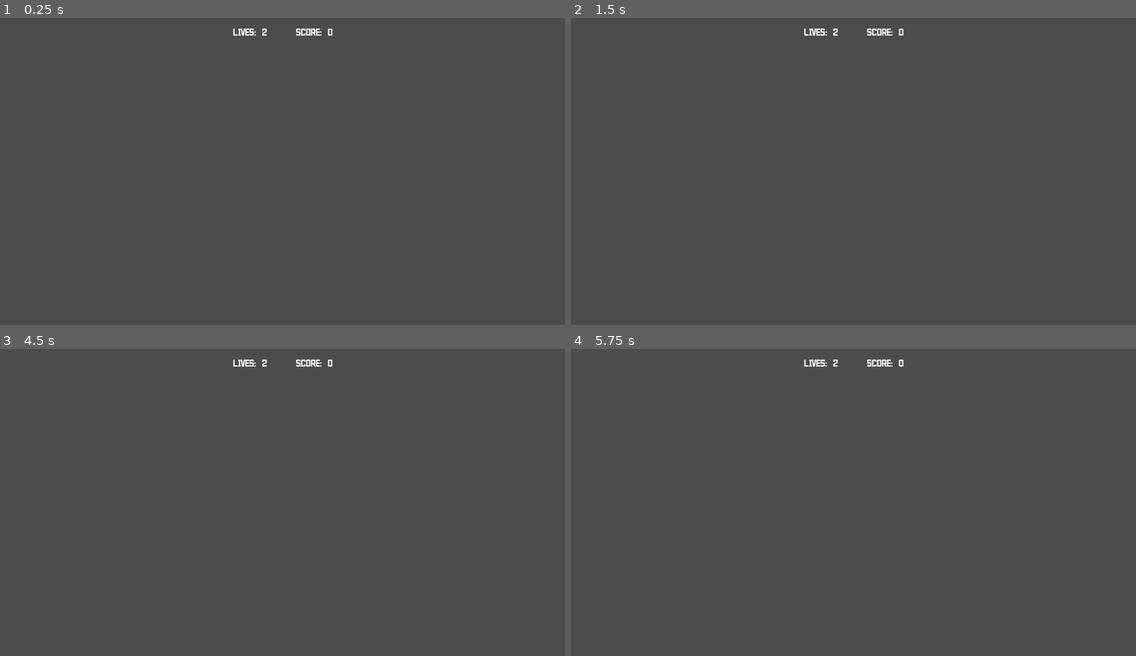
Above: before the commit, frames 1-4 (two rows, left to right).
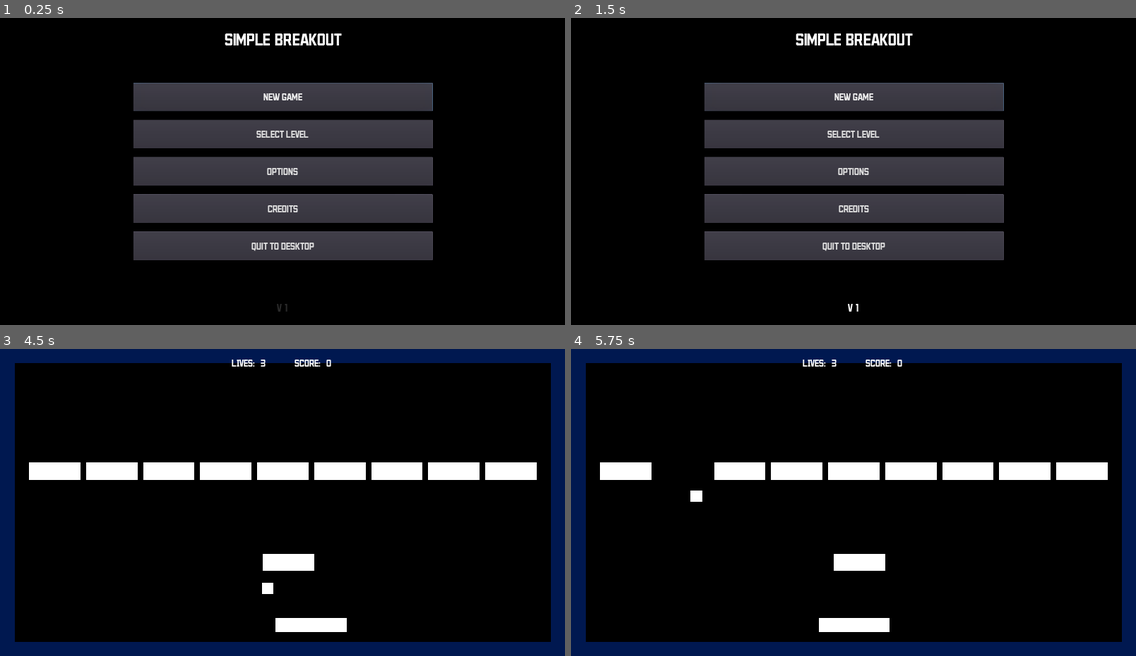
Above: after the commit, the same moments.

Repository: AlixBarreaux/simple-breakout
Game: Godot game, scene res://Scenes/GUI/MainMenu.tscn
Two runs of this game, one before a commit and one after it. Both use one fixed random seed, a clock stepped at 60 frames per second and the inputs below. Before the commit the project starts from res://Scenes/Main.tscn. The engine's default icon, where the game draws it, is replaced by a stand-in: a white triangle on a blue panel in a dark square.
Inputs (mouse positions are in pixels of both pictures, inside the frame that each line leads up to):
- Up to frame 1 (0.25 s): no input
- Up to frame 2 (1.5 s): click (853, 97) at 0.5 s, where only the run after the commit has a clickable "new game"; click (853, 97) at 1.25 s, where only the run after the commit has a clickable "new game"
- Up to frame 3 (4.5 s): click (282, 465) at 2 s, where only the run after the commit has a clickable "select level"; click (282, 502) at 2.75 s, where only the run after the commit has a clickable "options"; click (282, 539) at 3.5 s, where only the run after the commit has a clickable "credits"; tap Enter at 4.25 s; hold D (move_right) from 4.28 s (still down)
- Up to frame 4 (5.75 s): release D (move_right) at 5.03 s; hold Q (move_left) from 5.03 s (still down)

The runs differ from the first frame. In frame 1, 76% of the frame differs, in the area x 0-100%, y 0-100%; in frame 2, 76%; in frame 3, 100%; in frame 4, 100%.

Commit message:
Refactor most of the game architecture (mostly the GUI) so that scenes could be loaded properly. It still is a bit verbose but it  does the trick for this project

Diff:
--- a/Scenes/Main.tscn
+++ b/Game.tscn
@@ -1,25 +1,14 @@
-[gd_scene load_steps=8 format=2]
+[gd_scene load_steps=7 format=2]
 
-[ext_resource path="res://Level.tscn" type="PackedScene" id=1]
 [ext_resource path="res://Scenes/GUI/InGameGUI.tscn" type="PackedScene" id=2]
 [ext_resource path="res://Scenes/GUI/PauseMenu.tscn" type="PackedScene" id=3]
 [ext_resource path="res://LivesManager.tscn" type="PackedScene" id=4]
 [ext_resource path="res://ScoreManager.tscn" type="PackedScene" id=5]
 [ext_resource path="res://score_manager.gd" type="Script" id=6]
-[ext_resource path="res://Scenes/Levels/LevelTemporary.tscn" type="PackedScene" id=7]
+[ext_resource path="res://game.gd" type="Script" id=7]
 
-[node name="Main" type="Node"]
-
-[node name="Level" parent="." instance=ExtResource( 1 )]
-current_lives = 1
-next_level_to_load = ExtResource( 7 )
-
-[node name="CollisionShape2D" parent="Level/Terrain/Borders/Floor" index="1"]
-disabled = true
-
-[node name="LevelTransitionTimer" parent="Level" index="5"]
-wait_time = 0.1
-autostart = true
+[node name="Game" type="Node"]
+script = ExtResource( 7 )
 
 [node name="LivesManager" parent="." instance=ExtResource( 4 )]
 current_lives = 3
@@ -32,6 +21,8 @@
 [node name="InGameGUICanvasLayer" type="CanvasLayer" parent="."]
 
 [node name="InGameGUI" parent="InGameGUICanvasLayer" instance=ExtResource( 2 )]
+anchor_left = -0.0021403
+anchor_right = 0.99786
 margin_top = -2.37842
 margin_bottom = -2.37842
 
@@ -43,5 +34,4 @@
 [connection signal="tree_entered" from="InGameGUICanvasLayer/InGameGUI/HBoxContainer/LivesGUI" to="LivesManager" method="_on_LivesGUI_tree_entered"]
 [connection signal="tree_entered" from="InGameGUICanvasLayer/InGameGUI/HBoxContainer/ScoreGUI" to="ScoreManager" method="_on_ScoreGUI_tree_entered"]
 
-[editable path="Level"]
 [editable path="InGameGUICanvasLayer/InGameGUI"]
--- a/Level.tscn
+++ b/Level.tscn
@@ -1,6 +1,7 @@
-[gd_scene load_steps=11 format=2]
+[gd_scene load_steps=12 format=2]
 
 [ext_resource path="res://Scenes/Bricks/Brick.tscn" type="PackedScene" id=1]
+[ext_resource path="res://Scenes/Levels/LevelTemporary.tscn" type="PackedScene" id=2]
 [ext_resource path="res://Scripts/balls_manager.gd" type="Script" id=3]
 [ext_resource path="res://Scripts/bricks_manager.gd" type="Script" id=10]
 [ext_resource path="res://Scenes/Paddle.tscn" type="PackedScene" id=11]
@@ -19,6 +20,7 @@
 
 [node name="Level" type="Node2D"]
 script = ExtResource( 16 )
+next_level_to_load = ExtResource( 2 )
 
 [node name="StaticBody2D" type="StaticBody2D" parent="."]
 position = Vector2( 1010.26, 240.496 )
--- a/Scenes/GUI/InGameGUI.tscn
+++ b/Scenes/GUI/InGameGUI.tscn
@@ -5,7 +5,6 @@
 [ext_resource path="res://Resources/Fonts/Dynamic_Fonts_Data/legend_dynamicfontdata.tres" type="DynamicFontData" id=3]
 [ext_resource path="res://Scenes/GUI/LivesGUI.tscn" type="PackedScene" id=4]
 [ext_resource path="res://ScoreGUI.tscn" type="PackedScene" id=5]
-
 
 [sub_resource type="DynamicFont" id=1]
 size = 80
--- a/Scenes/GUI/LevelSelectionMenu.tscn
+++ b/Scenes/GUI/LevelSelectionMenu.tscn
@@ -6,6 +6,7 @@
 [ext_resource path="res://Level.tscn" type="PackedScene" id=4]
 [ext_resource path="res://Miscellaneous/icon.png" type="Texture" id=5]
 [ext_resource path="res://Scripts/GUI/level_selection_menu.gd" type="Script" id=6]
+[ext_resource path="res://Scenes/Levels/LevelTemporary.tscn" type="PackedScene" id=7]
 
 [sub_resource type="DynamicFont" id=1]
 size = 60
@@ -50,13 +51,15 @@
 level_to_load = ExtResource( 4 )
 level_name = "Level 1"
 preview_image_stream_texture = ExtResource( 5 )
+level_to_load_path = "res://Level.tscn"
 
 [node name="LevelSelectionButton2" parent="ColorRect" instance=ExtResource( 2 )]
 margin_left = 690.77
 margin_right = 1309.77
-level_to_load = ExtResource( 4 )
-level_name = "Level 1"
+level_to_load = ExtResource( 7 )
+level_name = "Level 2"
 preview_image_stream_texture = ExtResource( 5 )
+level_to_load_path = "res://Scenes/Levels/LevelTemporary.tscn"
 
 [node name="LevelSelectionButton3" parent="ColorRect" instance=ExtResource( 2 )]
 margin_left = 1334.92
@@ -64,6 +67,7 @@
 level_to_load = ExtResource( 4 )
 level_name = "Level 1"
 preview_image_stream_texture = ExtResource( 5 )
+level_to_load_path = "res://Level.tscn"
 
 [node name="BackButton" type="Button" parent="."]
 anchor_left = 0.5
--- a/Scenes/GUI/MainMenu.tscn
+++ b/Scenes/GUI/MainMenu.tscn
@@ -7,7 +7,7 @@
 [ext_resource path="res://Scenes/GUI/OptionsMenu.tscn" type="PackedScene" id=5]
 [ext_resource path="res://Scenes/GUI/LevelSelectionMenu.tscn" type="PackedScene" id=6]
 [ext_resource path="res://Scripts/GUI/main_menu.gd" type="Script" id=7]
-[ext_resource path="res://Scenes/Main.tscn" type="PackedScene" id=8]
+[ext_resource path="res://Level.tscn" type="PackedScene" id=8]
 [ext_resource path="res://Scenes/GUI/VersionLabel.tscn" type="PackedScene" id=9]
 
 [sub_resource type="DynamicFont" id=1]
@@ -22,6 +22,7 @@
 "_edit_use_anchors_": false
 }
 new_game_scene_to_load = ExtResource( 8 )
+new_game_level_to_load_path = "res://Level.tscn"
 
 [node name="ColorRect" type="ColorRect" parent="."]
 anchor_right = 1.0
--- a/Scenes/Levels/LevelTemporary.tscn
+++ b/Scenes/Levels/LevelTemporary.tscn
@@ -1,3 +1,10 @@
-[gd_scene format=2]
+[gd_scene load_steps=2 format=2]
+
+[ext_resource path="res://Miscellaneous/icon.png" type="Texture" id=1]
 
 [node name="LevelTemporary" type="Node2D"]
+
+[node name="Sprite" type="Sprite" parent="."]
+self_modulate = Color( 0, 0.666667, 0.32549, 1 )
+position = Vector2( 985.301, 453.45 )
+texture = ExtResource( 1 )
--- a/Scripts/GUI/level_selection_button.gd
+++ b/Scripts/GUI/level_selection_button.gd
@@ -8,6 +8,13 @@
 export var level_to_load: PackedScene = null
 export var level_name: String = ""
 export var preview_image_stream_texture: StreamTexture = null
+
+
+# TEST
+var game_scene_path: String = "res://Game.tscn"
+export var level_to_load_path: String = ""
+# CHECK FOR BOTH NOT EMPTY !!!!
+# END TEST
 
 
 onready var name_label: Label = $VBoxContainer/NameLabel
@@ -26,12 +33,20 @@
 
 
 func _initialize_asserts() -> void:
-	# A Packed Scene must be provided in the inspector!
-	assert(self.level_to_load != null)
-	# The Level Name must be provided in the inspector!
-	assert(self.level_name != "")
-	# A preview Image must be provided in the inspector!
-	assert(self.preview_image_stream_texture != null)
+#	# A Packed Scene must be provided in the inspector!
+#	assert(self.level_to_load != null)
+#	# The Level Name must be provided in the inspector!
+#	assert(self.level_name != "")
+#	# A preview Image must be provided in the inspector!
+#	assert(self.preview_image_stream_texture != null)
+
+
+	# TEST
+	assert(game_scene_path != "")
+	assert(self.level_to_load_path != "")
+	# END TEST
+
+
 
 
 func _initialize() -> void:
@@ -39,9 +54,23 @@
 	self.preview_image.texture = self.preview_image_stream_texture
 
 
+
+
+
 func _on_LevelSelectionButton_pressed() -> void:
 	var error_code: int = 0
-	error_code = self.get_tree().change_scene_to(self.level_to_load)
+#	error_code = self.get_tree().change_scene_to(self.level_to_load)
+
+
+
+
+	# TEST
+	error_code = self.get_tree().change_scene(self.game_scene_path)
+	Global.set_level_to_load_path(self.level_to_load_path)
+	# END TEST
+
+
+
 
 #	if error_code == OK:
 #		print("Scene successfully loaded: " + str(self.level_to_load))
--- a/Scripts/GUI/level_selection_menu.gd
+++ b/Scripts/GUI/level_selection_menu.gd
@@ -14,7 +14,6 @@
 # ------------------------------ DECLARE FUNCTIONS -----------------------------
 
 
-
 func _on_LevelSelectionMenu_visibility_changed() -> void:
 	if self.visible:
 		$ColorRect/LevelSelectionButton.grab_focus()
--- a/Scripts/GUI/main_menu.gd
+++ b/Scripts/GUI/main_menu.gd
@@ -6,6 +6,11 @@
 
 export var new_game_scene_to_load: PackedScene = null
 
+# TEST
+var game_scene_path: String = "res://Game.tscn"
+export var new_game_level_to_load_path: String = ""
+# CHECK FOR BOTH NOT EMPTY !!!!
+# END TEST
 
 # Buttons
 onready var new_game_button: Button = $ColorRect/ButtonsContainer/NewGameButton
@@ -35,7 +40,27 @@
 # Buttons Signals
 func _on_NewGameButton_pressed() -> void:
 	# warning-ignore: return_value_discarded
-	get_tree().change_scene_to(self.new_game_scene_to_load)
+	var error_code: int = 0
+#	get_tree().change_scene_to(self.new_game_scene_to_load)
+
+
+
+
+
+	# TEST
+	error_code = self.get_tree().change_scene(self.game_scene_path)
+	Global.set_level_to_load_path(self.new_game_level_to_load_path)
+	# END TEST
+
+
+
+
+
+
+
+
+
+
 
 
 func _on_SelectLevelButton_pressed() -> void:
--- a/Singletons/global.gd
+++ b/Singletons/global.gd
@@ -3,6 +3,16 @@
 
 
 # ----------------------------- DECLARE VARIABLES ------------------------------
+
+var level_to_load_path: String = "" setget set_level_to_load_path, get_level_to_load_path
+
+
+func set_level_to_load_path(path: String) -> void:
+	level_to_load_path = path
+
+
+func get_level_to_load_path() -> String:
+	return level_to_load_path
 
 
 # ---------------------------------- RUN CODE ----------------------------------
@@ -10,10 +20,15 @@
 
 # ------------------------------ DECLARE FUNCTIONS -----------------------------
 
-func replace_scene(scene_to_delete: Node, scene_to_load: PackedScene, node_to_attach_to: Node, node_to_attch_to_index: int) -> void:
+
+# The scene calling this singleton will be:
+# Deleted an replaced by another.
+# Compared to get_tree().change_scene_to() it'll keep all the other nodes
+# in the scene tree
+func replace_scene(scene_to_delete: Node, scene_to_load: PackedScene, node_to_attach_to: Node, node_to_attach_to_child_index: int) -> void:
 	scene_to_delete.queue_free()
 #
 	var scene_to_load_instance: Node = scene_to_load.instance()
 
 	node_to_attach_to.add_child(scene_to_load_instance)
-	node_to_attach_to.move_child(scene_to_load_instance, node_to_attch_to_index)
+	node_to_attach_to.move_child(scene_to_load_instance, node_to_attach_to_child_index)
--- /dev/null
+++ b/game.gd
@@ -0,0 +1,17 @@
+class_name Game
+extends Node
+
+
+# ----------------------------- DECLARE VARIABLES ------------------------------
+
+onready var level_to_load_instance = load(Global.get_level_to_load_path()).instance()
+
+
+# ---------------------------------- RUN CODE ----------------------------------
+
+func _ready() -> void:
+	var level_node: Node2D = self.add_child(level_to_load_instance)
+	self.move_child(level_to_load_instance, 0)
+
+
+# ------------------------------ DECLARE FUNCTIONS -----------------------------
--- a/level.gd
+++ b/level.gd
@@ -34,7 +34,6 @@
 
 func _on_LevelTransitionTimer_timeout() -> void:
 	Global.replace_scene(self, self.next_level_to_load, self.get_parent(), self.get_index())
-
 
 
 func _initialize() -> void:
--- a/project.godot
+++ b/project.godot
@@ -38,6 +38,11 @@
 "class": "CreditsMenu",
 "language": "GDScript",
 "path": "res://Scripts/GUI/credits_menu.gd"
+}, {
+"base": "Node",
+"class": "Game",
+"language": "GDScript",
+"path": "res://game.gd"
 }, {
 "base": "Node",
 "class": "HealthManager",
@@ -126,6 +131,7 @@
 "BrickHealth": "",
 "BricksManager": "",
 "CreditsMenu": "",
+"Game": "",
 "HealthManager": "",
 "InGameGUI": "",
 "Level": "",
@@ -147,7 +153,7 @@
 [application]
 
 config/name="Simple Breakout"
-run/main_scene="res://Scenes/Main.tscn"
+run/main_scene="res://Scenes/GUI/MainMenu.tscn"
 config/icon="res://Miscellaneous/icon.png"
 config/version=1
 
Not shown: 1 places in Scenes/GUI/LevelSelectionMenu.tscn that only renumber resources
